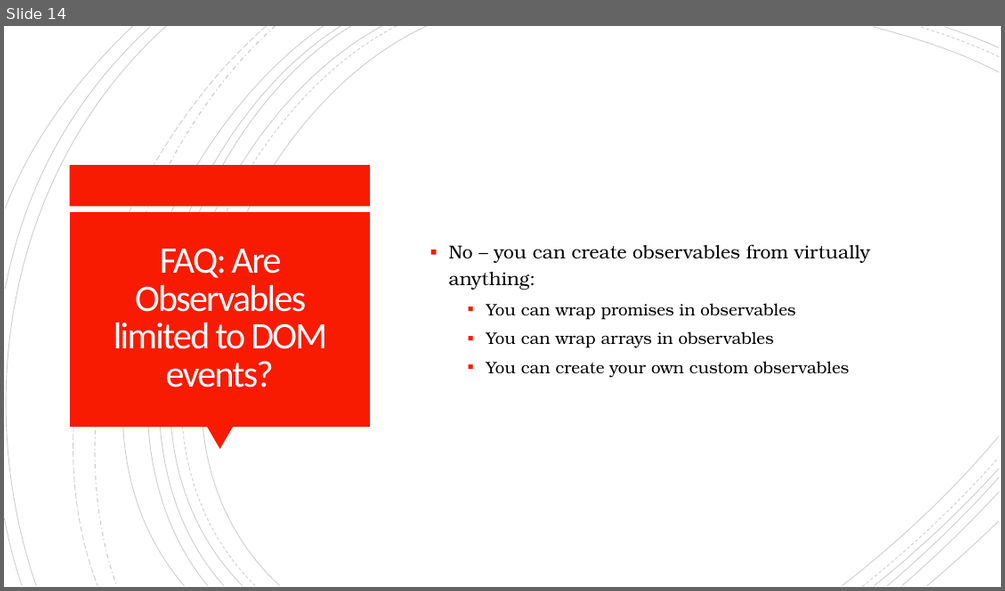
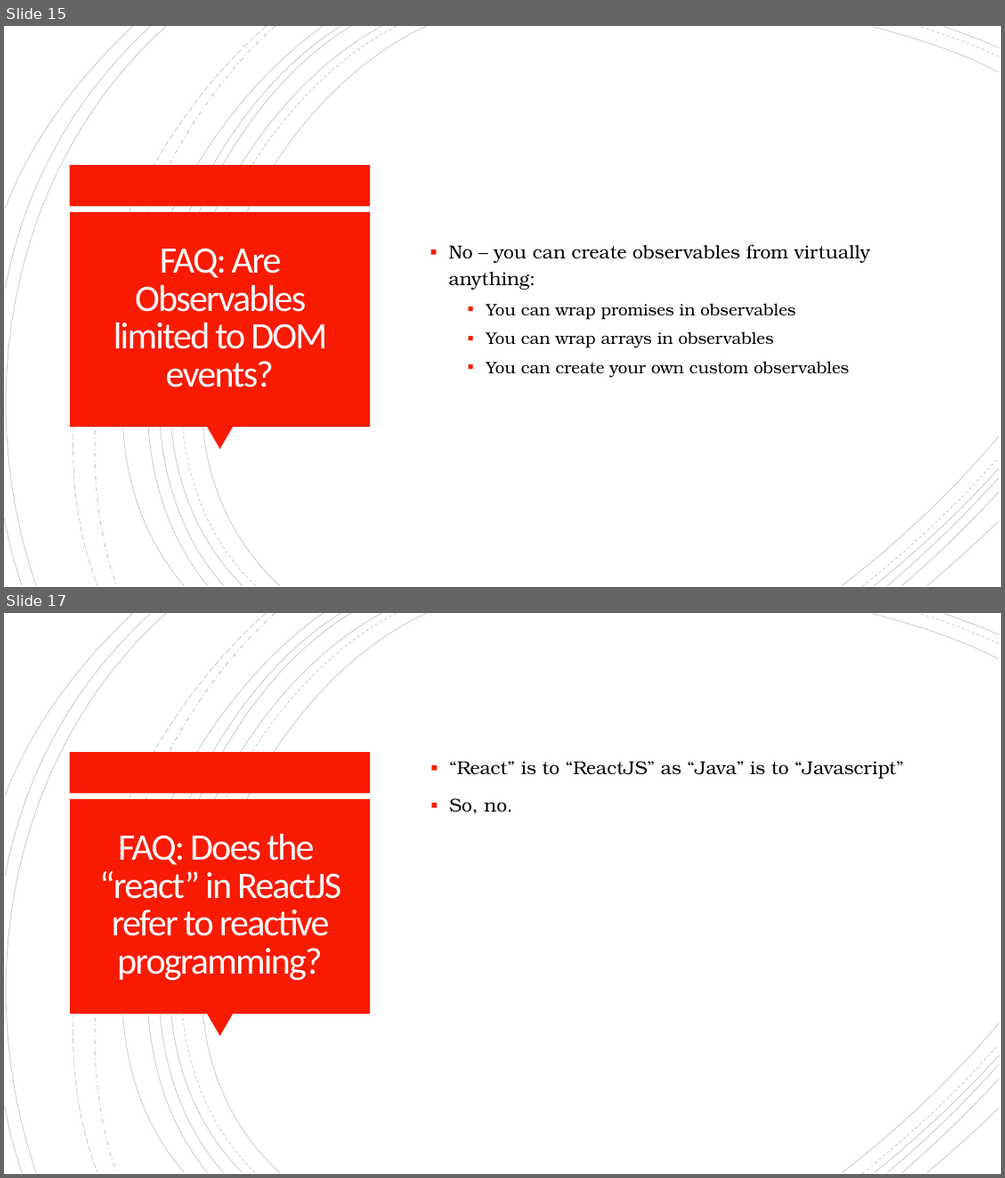
Before and after one commit to amielperez/observables-talkjs, a slide deck: doc/Reactive Programming - talkjs.pptm. Shown one above the other, each under a label of ours: slide 14 before the commit, slides 15 and 17 after it; the slides between them are not shown. The pictures are 1005x591 and 1005x1178 pixels, drawn with LibreOffice and Linux fonts; fonts in the diff are those of the drawing. Boxes give left, top, right and bottom in pixels: in the first picture for what was removed or moved away, otherwise in the second. Text is boxed around its words. In the diff, an @@ line names an element or a change of style, - is before the commit and + after.

```diff
--- a/doc/Reactive Programming - talkjs.pptm
+++ b/doc/Reactive Programming - talkjs.pptm
@@ slide 17 added at bbox=[4, 613, 1001, 1174], background #FFFFFF; not listed: 24 template elements that a slide beside it also shows @@
@@ text added at bbox=[449, 761, 903, 813], 18 pt, text #000000 @@
+▪ “React” is to “ReactJS” as “Java” is to “Javascript”
+▪ So, no.
@@ title added at bbox=[99, 834, 341, 981], 36 pt, text #FFFEFF @@
+FAQ: Does the
+“react” in ReactJS refer to reactive programming?
@@ what was slide 14 is now slide 15 @@
```
Also in this commit, not shown: 3 slides changed, 3 other slides added.
